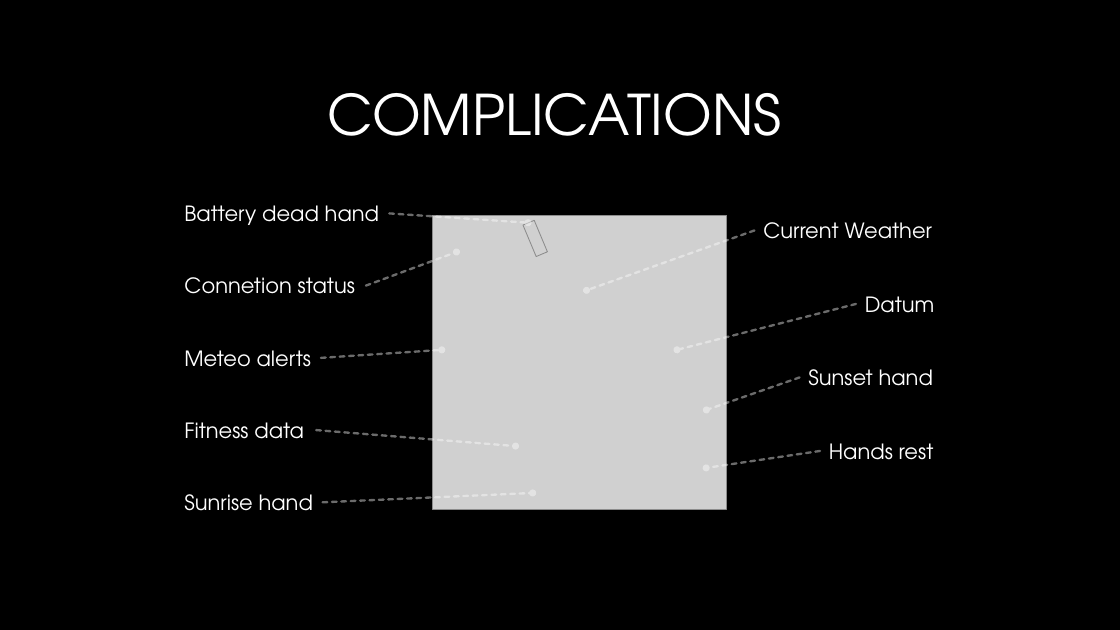
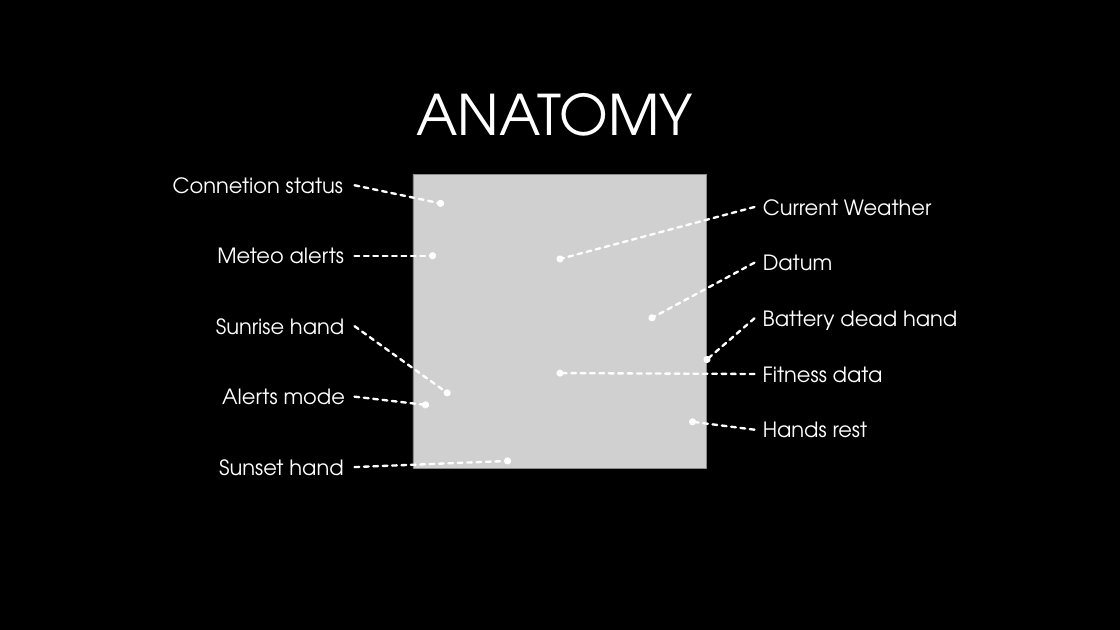
Before and after one commit to alessandroame/FitBit-WeatherNerd-Watchface, a slide deck: slide 2 of WeatherNerd - User manual.pptx. Drawn at 1120x630 pixels with LibreOffice and Linux fonts; fonts in the diff are those of the drawing; grey boxes stand for pictures; background and template pictures are left out. Boxes give left, top, right and bottom in pixels: in the first picture for what was removed or moved away, otherwise in the second. Text is boxed around its words. In the diff, an @@ line names an element or a change of style, - is before the commit and + after.

```diff
--- a/WeatherNerd - User manual.pptx
+++ b/WeatherNerd - User manual.pptx
@@ title at <box>416,93,692,136</box>: text changed @@
-COMPLICATIONS
+ANATOMY
@@ text "Connetion status": place and size @@
-text "Connetion status" at <box>184,277,355,294</box>
+text "Connetion status" at <box>173,177,343,194</box>
@@ picture: place and size @@
-picture at <box>433,215,727,509</box>
+picture at <box>413,174,707,468</box>
@@ arrow moved from (366, 286) - (456, 252) to (355, 186) - (440, 203) @@
@@ arrow moved from (755, 230) - (586, 291) to (755, 207) - (560, 259) @@
@@ text "Current Weather": place and size @@
-text "Current Weather" at <box>763,222,932,239</box>
+text "Current Weather" at <box>763,199,931,216</box>
@@ text "Meteo alerts": place and size @@
-text "Meteo alerts" at <box>184,350,311,367</box>
+text "Meteo alerts" at <box>217,247,344,264</box>
@@ arrow removed from (389, 213) to (528, 223) @@
@@ picture removed at <box>523,221,548,257</box> @@
@@ arrow moved from (321, 358) - (442, 350) to (355, 255) - (433, 255) @@
@@ arrow moved from (856, 304) - (677, 350) to (755, 263) - (652, 318) @@
@@ text "Datum": place and size @@
-text "Datum" at <box>865,296,935,313</box>
+text "Datum" at <box>763,254,833,271</box>
@@ text "Sunrise hand": place and size @@
-text "Sunrise hand" at <box>184,494,313,511</box>
+text "Sunrise hand" at <box>216,318,344,335</box>
@@ arrow moved from (323, 502) - (533, 493) to (355, 326) - (447, 393) @@
@@ arrow added from (755, 318) to (707, 360), #FFFFFF 2 pt dashed @@
@@ text "Battery dead hand": place and size @@
-text "Battery dead hand" at <box>184,205,379,225</box>
+text "Battery dead hand" at <box>763,310,957,330</box>
@@ text "Fitness data": place and size @@
-text "Fitness data" at <box>184,422,304,439</box>
+text "Fitness data" at <box>763,366,883,383</box>
@@ text added at <box>222,388,345,405</box>, 18 pt, text #FFFFFF @@
+Alerts mode
@@ arrow moved from (316, 430) - (516, 446) to (755, 374) - (560, 373) @@
@@ arrow added from (355, 397) to (426, 405), #FFFFFF 2 pt dashed @@
@@ text "Hands rest": place and size @@
-text "Hands rest" at <box>829,443,934,460</box>
+text "Hands rest" at <box>763,421,868,438</box>
@@ arrow moved from (820, 451) - (707, 468) to (755, 430) - (692, 422) @@
@@ text "Sunset hand": place and size @@
-text "Sunset hand" at <box>808,369,933,386</box>
+text "Sunset hand" at <box>219,459,343,476</box>
@@ arrow moved from (800, 377) - (707, 410) to (355, 467) - (507, 461) @@
```
Also in this commit, not shown: 1 other slide changed, 6 slides added, 1 slide removed.
